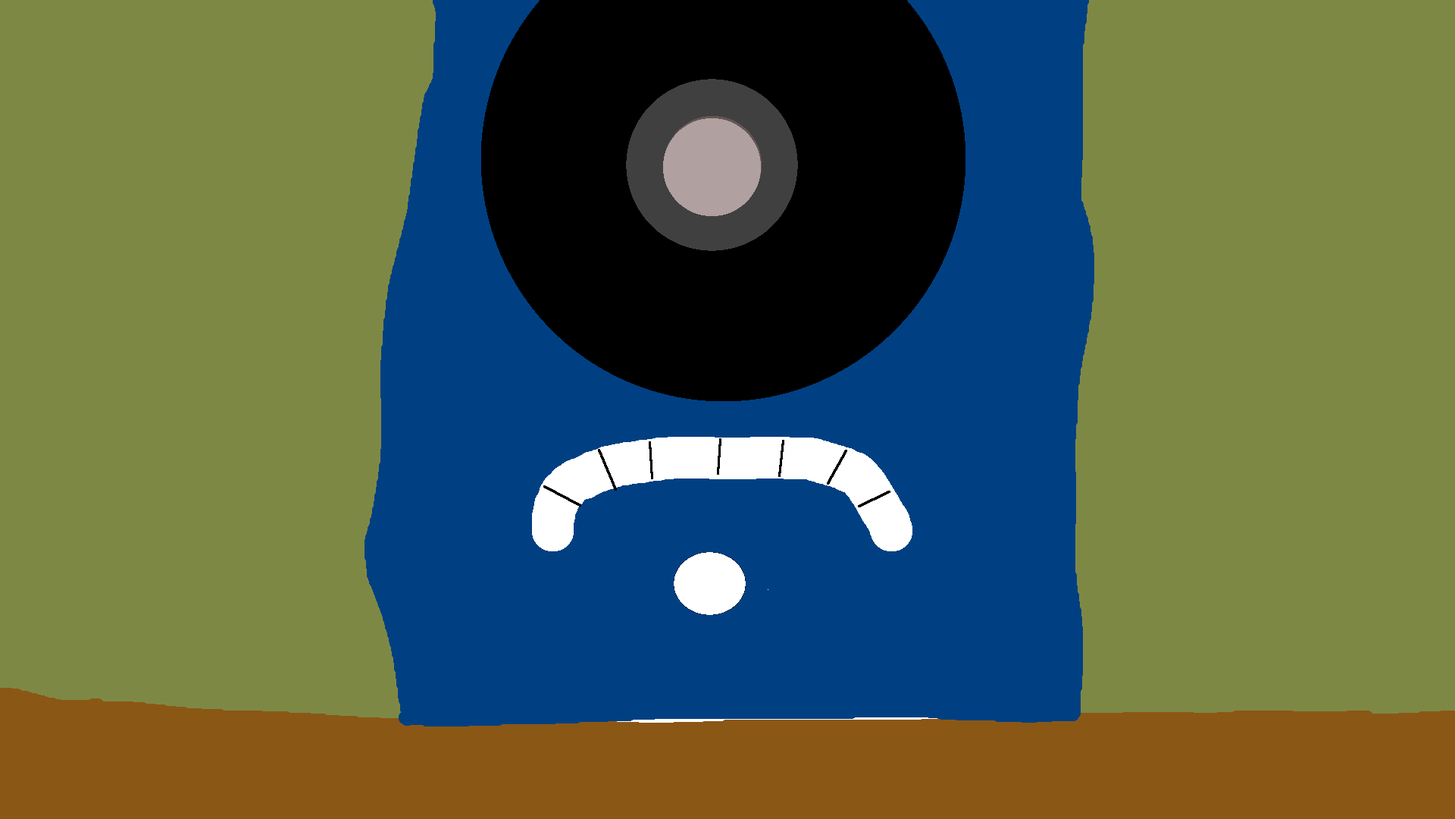
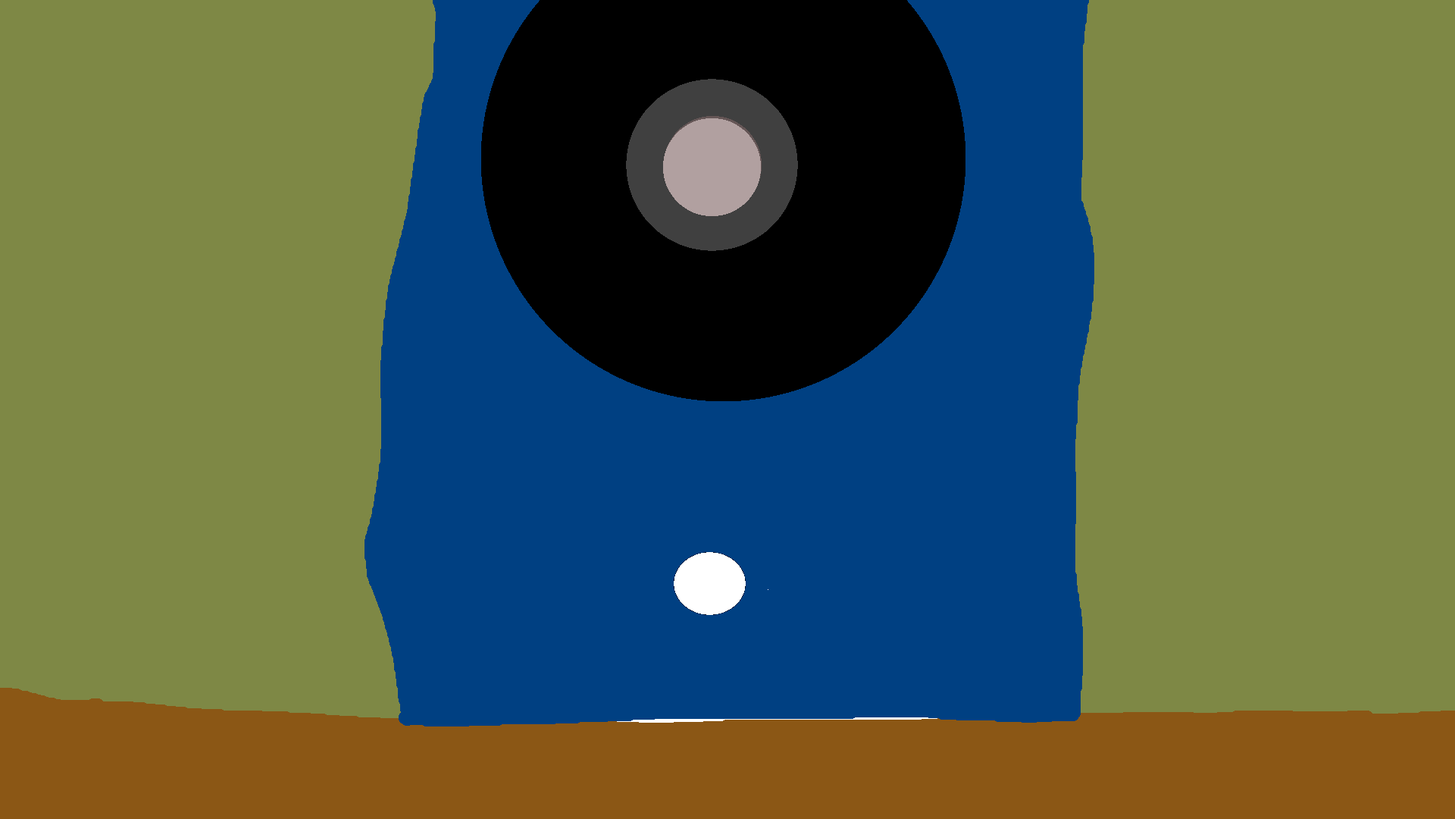
Before/after of a 1455x819 layered artwork. What changed in the layer stack:
painted on "Tło" over [532, 436, 913, 615]
